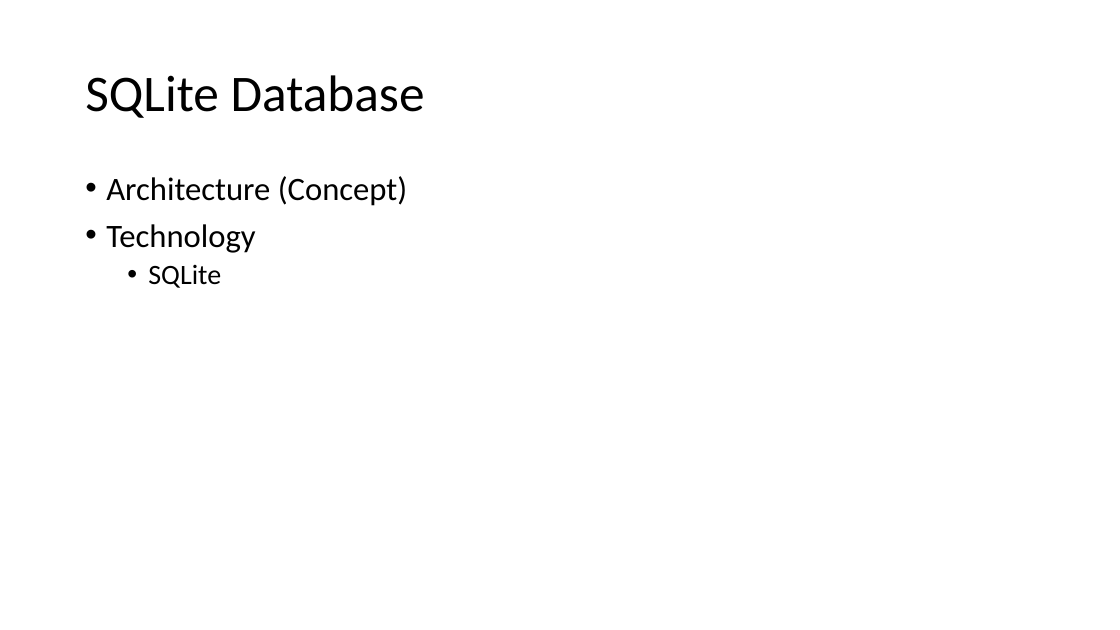
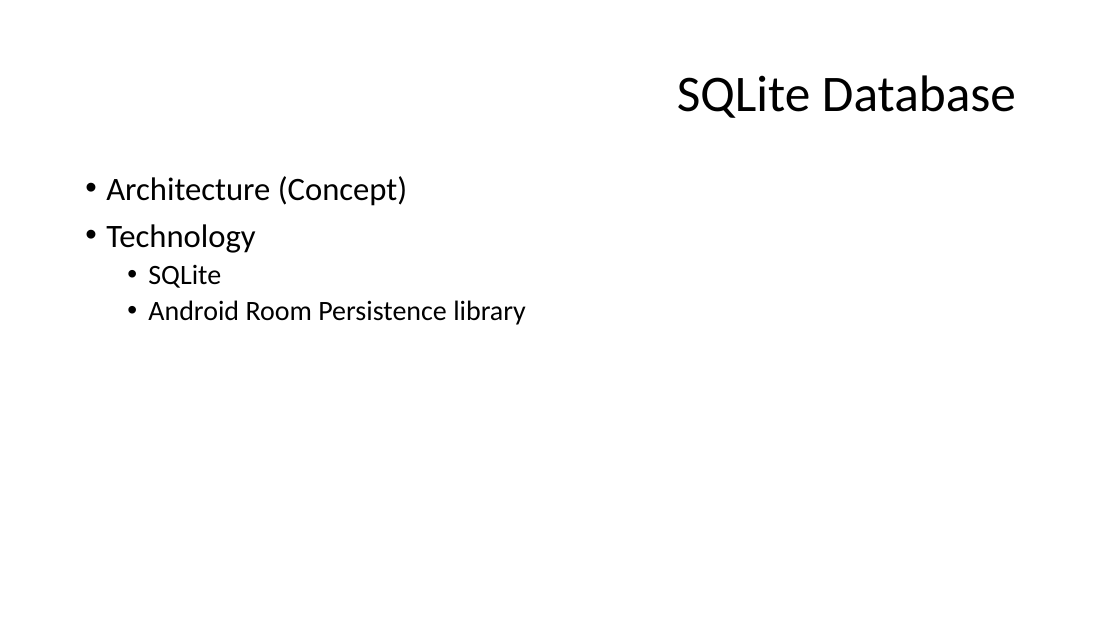
Before and after one commit to Nadzmi-Freelance/Android-Training, a slide deck: slide 6 of presentation/extra.pptx (slide 2 before the commit). Drawn at 1120x630 pixels with LibreOffice and Linux fonts; fonts in the diff are those of the drawing. Boxes give left, top, right and bottom in pixels: in the first picture for what was removed or moved away, otherwise in the second. Text is boxed around its words. In the diff, an @@ line names an element or a change of style, - is before the commit and + after.

```diff
--- a/presentation/extra.pptx
+++ b/presentation/extra.pptx
@@ title "SQLite Database": place and size @@
-title "SQLite Database" at <box>85,75,425,118</box>
+title "SQLite Database" at <box>677,75,1016,118</box>
@@ text at <box>148,300,526,325</box>: paragraph added @@
+  • Android Room Persistence library
```
Also in this commit, not shown: 2 other slides changed, 5 slides added, 8 other files.
